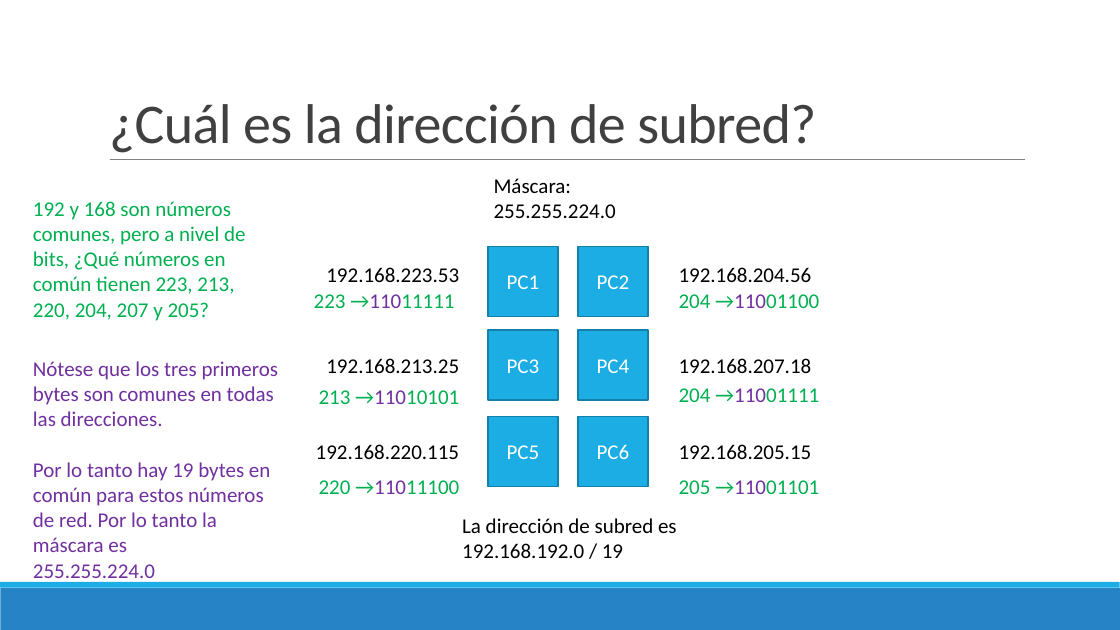
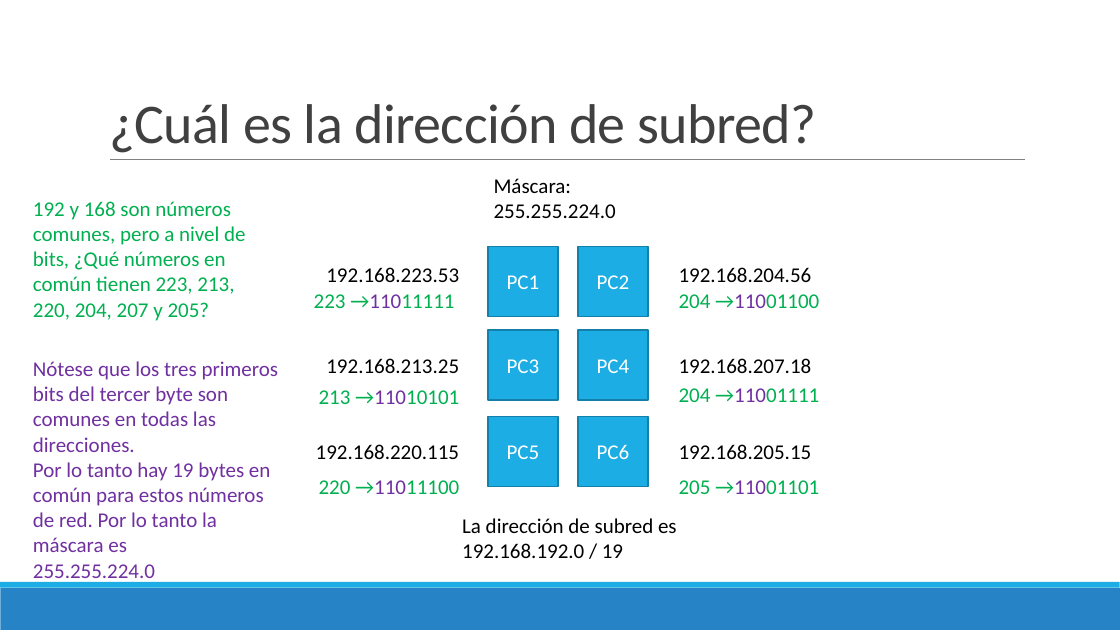
Before and after one commit to Domiciano/ProgramacionEnRed191, a slide deck: slide 22 of Semana 2/Presentación.pptx. Drawn at 1120x630 pixels with LibreOffice and Linux fonts; fonts in the diff are those of the drawing. Boxes give left, top, right and bottom in pixels: in the first picture for what was removed or moved away, otherwise in the second. Text is boxed around its words. In the diff, an @@ line names an element or a change of style, - is before the commit and + after.

```diff
--- a/Semana 2/Presentación.pptx
+++ b/Semana 2/Presentación.pptx
@@ text at [33,361,279,452]: text changed @@
-Nótese que los tres primeros bytes son comunes en todas las direcciones.
+Nótese que los tres primeros bits del tercer byte son comunes en todas las direcciones.
```
Also in this commit, not shown: 1 other slide changed, 1 other file.
